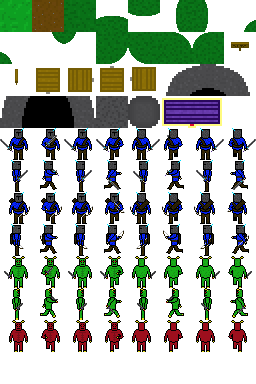
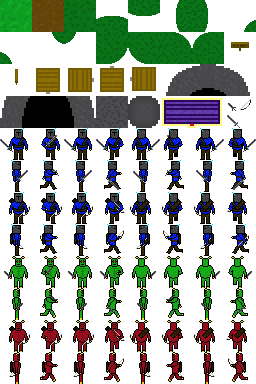
Layers edited between the first and the second 256x384 image:
showed group "Reference Objects" (3 layers) over [227, 99, 251, 128]
added layer "Frame 4" (1st of 16, in "ENEMY ANIMATIONS" › "West Walking (Ranged)") in group "West Walking (Ranged)" over [228, 352, 248, 382]
added layer "Frame 3" (1st of 16, in "ENEMY ANIMATIONS" › "West Walking (Ranged)") in group "West Walking (Ranged)" over [203, 352, 215, 384]
added layer "Frame 2" (1st of 16, in "ENEMY ANIMATIONS" › "West Walking (Ranged)") in group "West Walking (Ranged)" over [166, 352, 184, 382]
added layer "Frame 1" (1st of 16, in "ENEMY ANIMATIONS" › "West Walking (Ranged)") in group "West Walking (Ranged)" over [139, 352, 151, 384]
added layer "Frame 4" (2nd of 16, in "ENEMY ANIMATIONS" › "East Walking (Ranged)") in group "East Walking (Ranged)" over [104, 352, 124, 382]
added layer "Frame 2" (2nd of 16, in "ENEMY ANIMATIONS" › "East Walking (Ranged)") in group "East Walking (Ranged)" over [40, 352, 58, 382]
painted on "Frame 4" (3rd of 16, in "ENEMY ANIMATIONS" › "North Walking (Ranged)") over [226, 323, 246, 350]
painted on "Frame 3" (3rd of 16, in "ENEMY ANIMATIONS" › "North Walking (Ranged)") over [194, 323, 214, 350]
painted on "Frame 2" (3rd of 16, in "ENEMY ANIMATIONS" › "North Walking (Ranged)") over [162, 323, 182, 350]
painted on "Frame 1" (3rd of 16, in "ENEMY ANIMATIONS" › "North Walking (Ranged)") over [130, 323, 150, 350]
painted on "Frame 4" (4th of 16, in "ENEMY ANIMATIONS" › "South Walking (Ranged)") over [105, 323, 125, 350]
painted on "Frame 3" (4th of 16, in "ENEMY ANIMATIONS" › "South Walking (Ranged)") over [73, 323, 94, 350]
painted on "Frame 2" (4th of 16, in "ENEMY ANIMATIONS" › "South Walking (Ranged)") over [41, 323, 62, 350]
painted on "Frame 1" (4th of 16, in "ENEMY ANIMATIONS" › "South Walking (Ranged)") over [9, 323, 30, 350]
…and 2 more changes (2 added)
